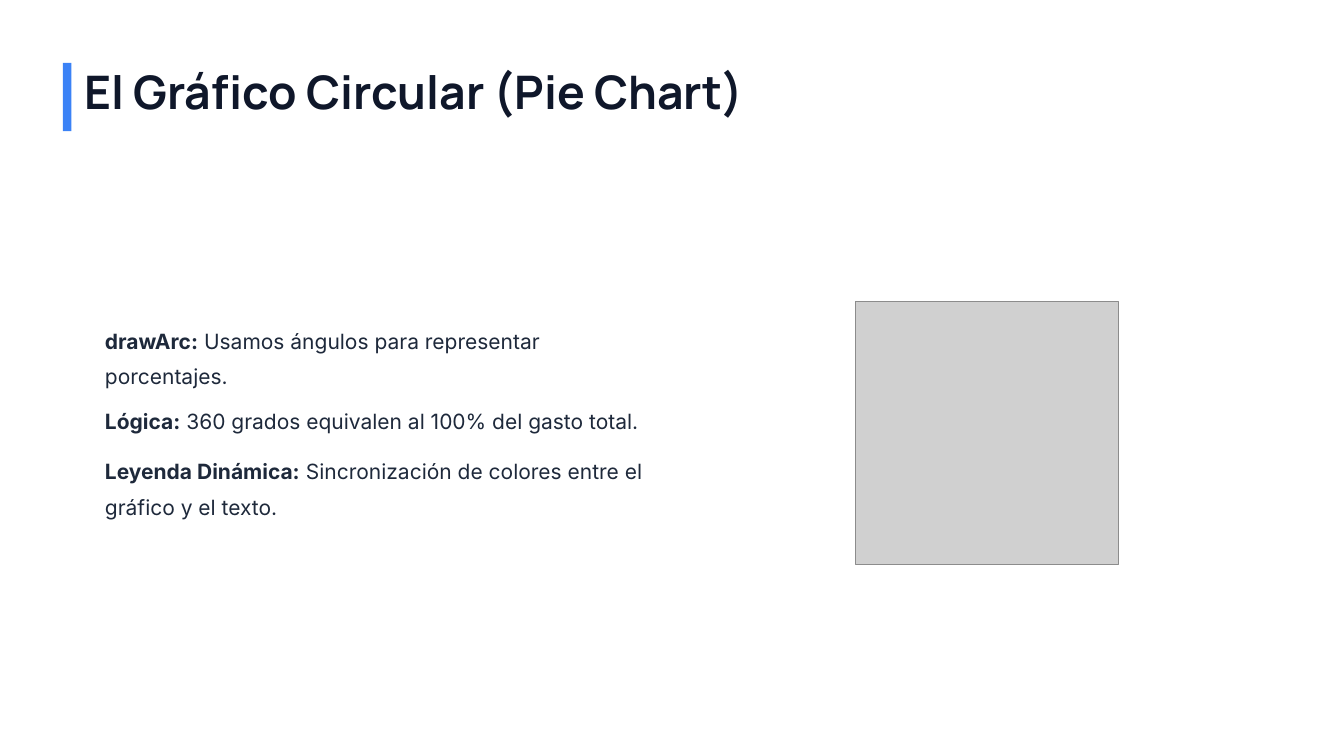
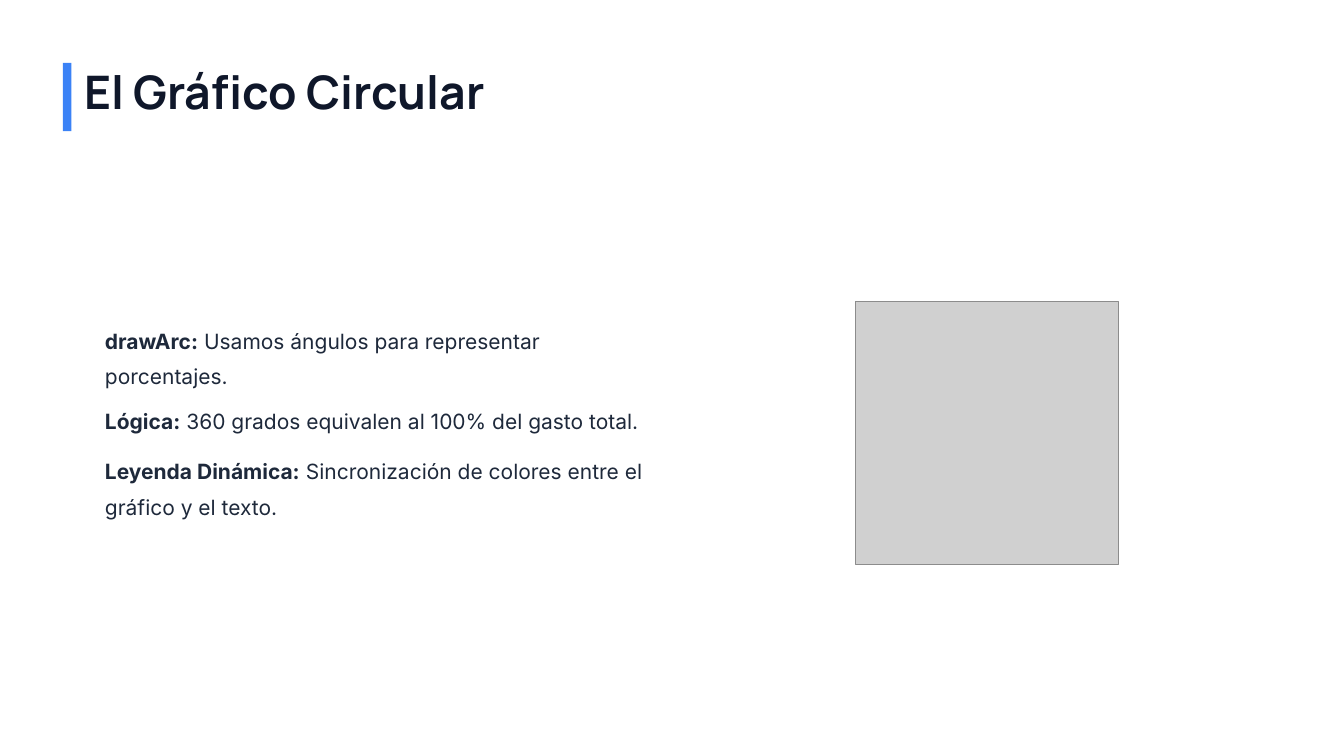
Before and after one commit to fernando-ruiz-rico/android, a slide deck: slide 19 of Android/Gastos/documentacion/presentacion_extendida_app_gastos.pptx. Drawn at 1344x756 pixels with LibreOffice and Linux fonts; fonts in the diff are those of the drawing; grey boxes stand for pictures; background and template pictures are left out. Boxes give left, top, right and bottom in pixels: in the first picture for what was removed or moved away, otherwise in the second. Text is boxed around its words. In the diff, an @@ line names an element or a change of style, - is before the commit and + after.

```diff
--- a/Android/Gastos/documentacion/presentacion_extendida_app_gastos.pptx
+++ b/Android/Gastos/documentacion/presentacion_extendida_app_gastos.pptx
@@ text at bbox=[84, 72, 484, 110]: text changed @@
-El Gráfico Circular (Pie Chart)
+El Gráfico Circular
```
Also in this commit, not shown: 8 other slides changed, 1 other file.
